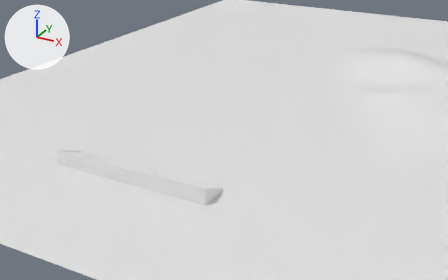
Before and after pictures for a commit that changed the Blender file FP_Assets/Track3/Track3.blend.
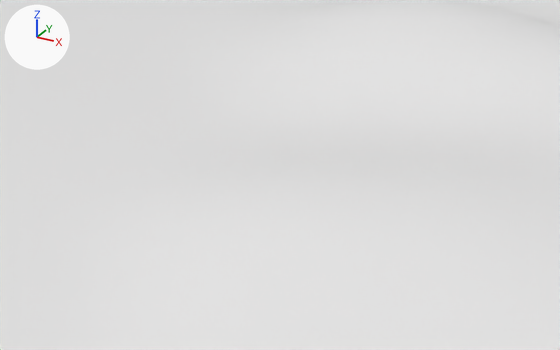
Each version is shown whole from a 50 mm camera at (79.2, -315.8, 112.3) aimed at (-52.0, -77.3, -7.0), then close up from a 50 mm camera at (34.8, -61.2, 32.8) aimed at (4.1, -5.5, 5.0). Lighting does not change. The marker at upper left points along +X, +Y and +Z. The first two pictures are the older version.
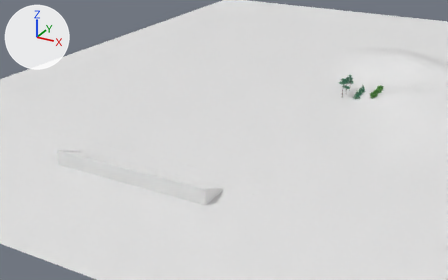
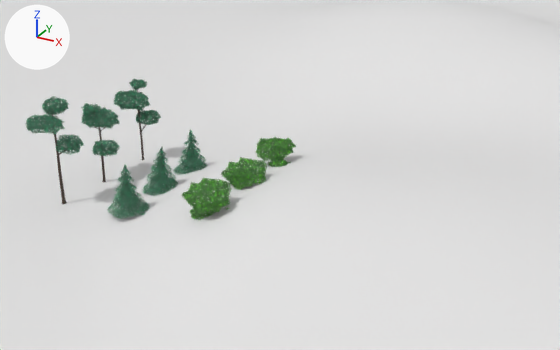
Where the change shows, as pixel boxes (x1, y1, x2, y2) in the close-ups (560 x 350 px):
'Icosphere.010', added (green)
    after: (26, 96, 83, 204)
'Icosphere.015', added (green)
    after: (182, 178, 232, 220)
'Icosphere.009', added (green)
    after: (81, 103, 120, 182)
'Icosphere.006', added (green)
    after: (113, 79, 161, 160)
'Cone.006', added (green)
    after: (107, 165, 149, 219)
'Icosphere.004', added (green)
    after: (221, 157, 267, 190)
'Icosphere.003', added (green)
    after: (256, 137, 296, 167)
'Cone.005', added (green)
    after: (142, 147, 178, 196)
'Cone.004', added (green)
    after: (173, 129, 207, 175)

Diff of the bpy script that builds the scene:
```diff
--- a/FP_Assets/Track3/Track3.blend.py
+++ b/FP_Assets/Track3/Track3.blend.py
@@ mat_tree_leaves_002 @@
+mat_tree_leaves_002 = bpy.data.materials.new('Tree.Leaves.002')
+# nodes: BsdfDiffuse, BsdfTransparent, Invert, MixShader, OutputMaterial, RGBCurve, TexNoise
+# colours: dark green #527c65
@@ mat_tree_leaves @@
+mat_tree_leaves = bpy.data.materials.new('Tree.Leaves')
+# nodes: BsdfDiffuse, BsdfTransparent, Invert, MixShader, OutputMaterial, RGBCurve, TexNoise
+# colours: green #5a8952
@@ ob_cone_004 @@
+ob_cone_004 = bpy.data.objects.new('Cone.004', me_cone_004)  # 554 vertices, 536 faces; spans x -1.9..2.0, y -1.98..1.91, z 0.0..5.67; in mat_tree_bark (brown #574d45)
+ob_cone_004.location = (-8.58, -1.03, -0.07)
@@ ob_cone_005 @@
+ob_cone_005 = bpy.data.objects.new('Cone.005', me_cone_006)  # 572 vertices, 554 faces; spans x -1.91..1.98, y -1.9..2.0, z 0.0..5.67; in mat_tree_bark (brown #574d45)
+ob_cone_005.location = (-8.59, -6.2, -0.07)
@@ ob_cone_006 @@
+ob_cone_006 = bpy.data.objects.new('Cone.006', me_cone_007)  # 572 vertices, 554 faces; spans x -1.9..2.0, y -1.98..1.91, z 0.0..5.68; in mat_tree_bark (brown #574d45)
+ob_cone_006.location = (-8.58, -11.31, -0.07)
@@ ob_icosphere_003 @@
+ob_icosphere_003 = bpy.data.objects.new('Icosphere.003', me_icosphere_007)  # 484 vertices, 888 faces; spans x -2.07..1.69, y -2.18..1.98, z 0.0..6.06; in mat_tree_bark (brown #574d45)
+ob_icosphere_003.location = (0.83, 0.28, 0.0)
@@ ob_icosphere_004 @@
+ob_icosphere_004 = bpy.data.objects.new('Icosphere.004', me_icosphere_008)  # 484 vertices, 888 faces; spans x -2.31..2.03, y -2.54..1.7, z 0.0..6.02; in mat_tree_bark (brown #574d45)
+ob_icosphere_004.location = (0.77, -5.26, 0.0)
@@ ob_icosphere_006 @@
+ob_icosphere_006 = bpy.data.objects.new('Icosphere.006', me_icosphere_011)  # 495 vertices, 889 faces; spans x -1.89..1.29, y -1.94..1.91, z 0.0..6.97; in mat_tree_bark (brown #574d45)
+ob_icosphere_006.location = (-16.24, 0.48, 0.04)
+ob_icosphere_006.scale = (1.3, 1.3, 1.3)
@@ ob_icosphere_009 @@
+ob_icosphere_009 = bpy.data.objects.new('Icosphere.009', me_icosphere_014)  # 495 vertices, 889 faces; spans x -1.97..1.74, y -1.38..2.17, z 0.0..6.6; in mat_tree_bark (brown #574d45)
+ob_icosphere_009.location = (-16.13, -6.01, -0.03)
+ob_icosphere_009.scale = (1.3, 1.3, 1.3)
@@ ob_icosphere_010 @@
+ob_icosphere_010 = bpy.data.objects.new('Icosphere.010', me_icosphere_015)  # 495 vertices, 889 faces; spans x -1.52..1.64, y -2.22..1.59, z 0.0..8.12; in mat_tree_bark (brown #574d45)
+ob_icosphere_010.location = (-16.29, -11.76, -0.02)
+ob_icosphere_010.scale = (1.3, 1.3, 1.3)
@@ ob_icosphere_015 @@
+ob_icosphere_015 = bpy.data.objects.new('Icosphere.015', me_icosphere_000)  # 484 vertices, 888 faces; spans x -2.74..1.96, y -2.55..1.61, z 0.0..6.02; in mat_tree_bark (brown #574d45)
+ob_icosphere_015.location = (0.78, -10.75, 0.0)
```
